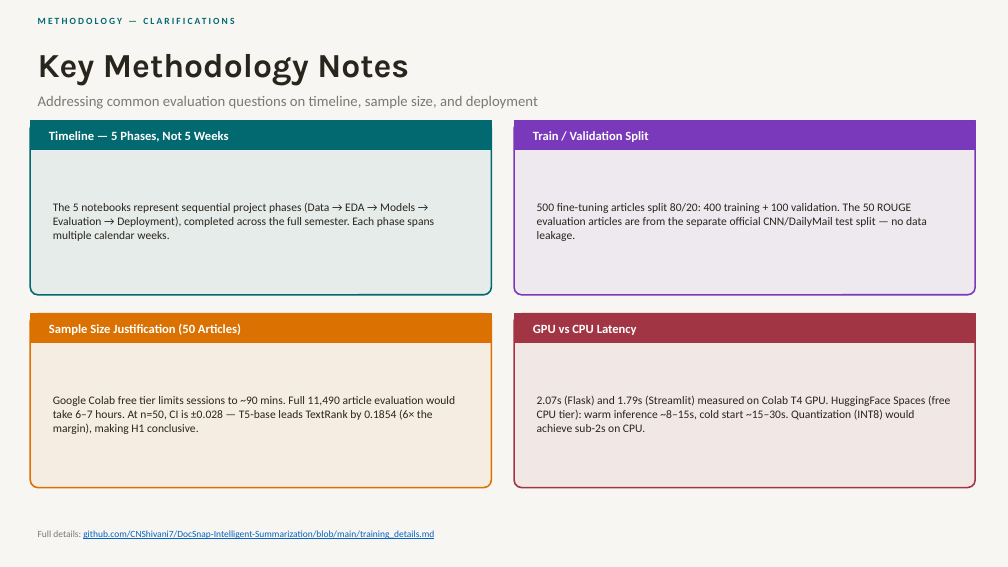
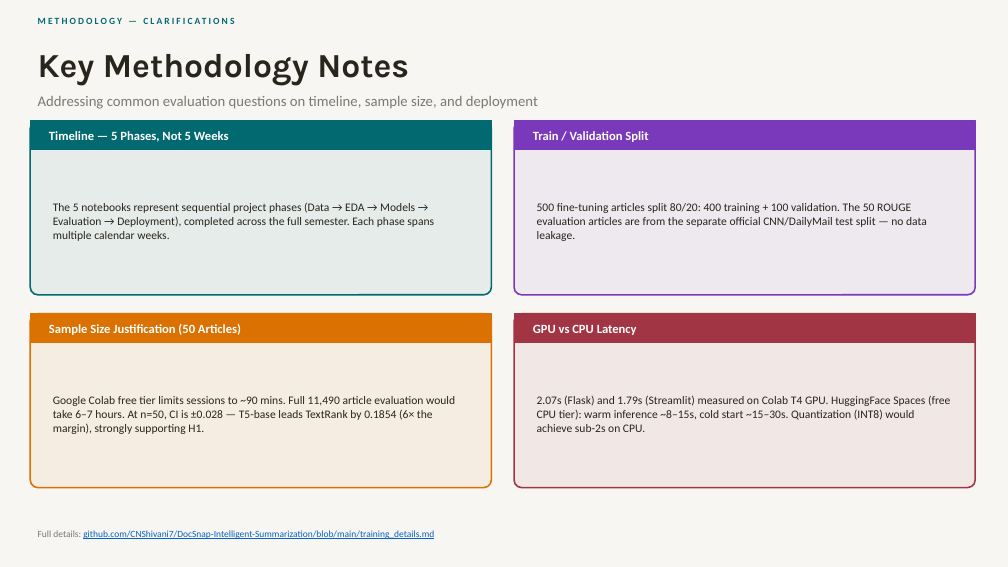
Before and after one commit to CNShivani7/DocSnap-Intelligent-Summarization, a slide deck: slide 20 of DocSnap_Presentation.pptx. Drawn at 1008x567 pixels with LibreOffice and Linux fonts; fonts in the diff are those of the drawing. Boxes give left, top, right and bottom in pixels: in the first picture for what was removed or moved away, otherwise in the second. Text is boxed around its words. In the diff, an @@ line names an element or a change of style, - is before the commit and + after.

Commit message:
Fix BART claim and H1 wording in PPT
- 'exceeds BART by 3.8%' → 'comparable to BART baseline'
- '+3.8%' stat card → '~Parity / Comparable to BART baseline'
- 'H1 conclusive' → 'strongly supports H1'
- NLP timeline DocSnap entry updated to reflect fair comparison context
- Subtitle on ROUGE slide updated to 'comparable to BART baseline'

```diff
--- a/DocSnap_Presentation.pptx
+++ b/DocSnap_Presentation.pptx
@@ text at (53, 396, 455, 434): text changed @@
-Google Colab free tier limits sessions to ~90 mins. Full 11,490 article evaluation would take 6–7 hours. At n=50, CI is ±0.028 — T5-base leads TextRank by 0.1854 (6× the margin), making H1 conclusive.
+Google Colab free tier limits sessions to ~90 mins. Full 11,490 article evaluation would take 6–7 hours. At n=50, CI is ±0.028 — T5-base leads TextRank by 0.1854 (6× the margin), strongly supporting H1.
```
Also in this commit, not shown: 7 other slides changed.
